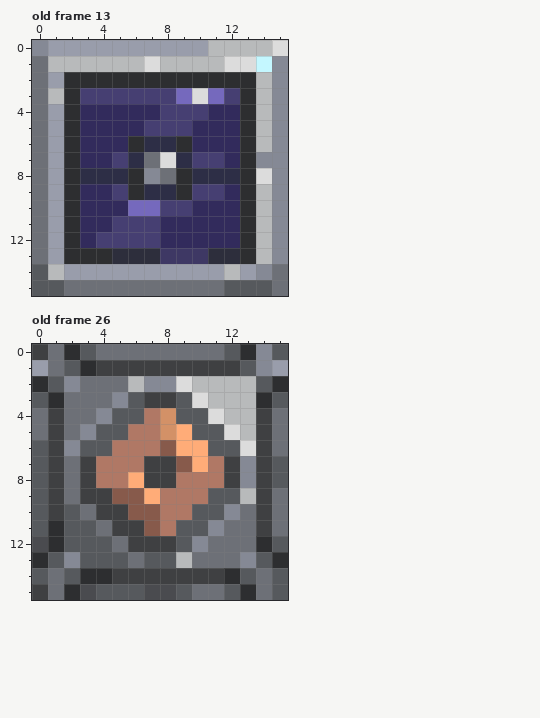
Edited in one commit: pixel-art file (1x1.aseprite). This is how it looked before the edit.
16x16 pixels, 117 frames. Colours within 5 levels of each other are drawn and written as one. Shown: old frame 13, old frame 26. The commit also changed other frames, which this record leaves out.
The result:
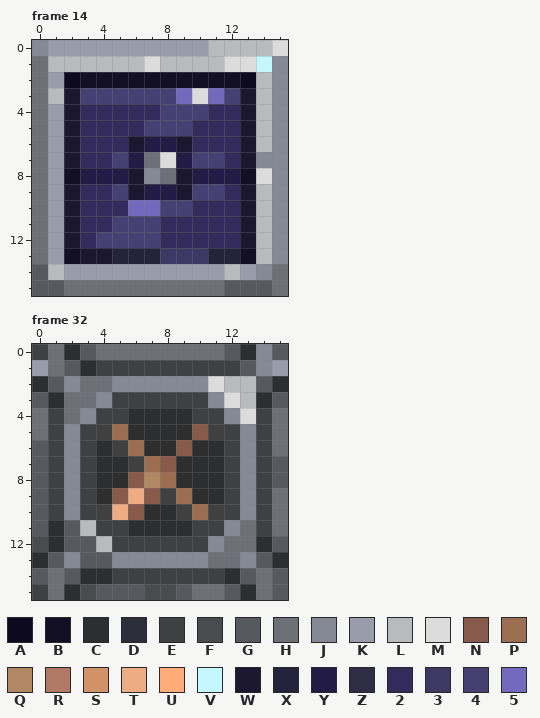
Palette (. is transparent): A #0d091e  B #120f25  C #2d2e30  D #2d2e3c  E #3f4042  F #4a4b4f  G #56595d  H #6d7077  J #858995  K #999dab  L #b8babb  M #dcdcdc  N #875a4b  P #9c6f52  Q #b18863  R #b07865  S #d39167  T #edac83  U #ffac78  V #c4f7ff  W #1b1731  X #25223c  Y #211b46  Z #2d2e46  2 #322b5c  3 #3e3864  4 #463f72  5 #7569bd
A new or re-ordered frame is compared with the old frame closest to it.
Change:
frames 117 -> 131
layer "Layer 4" now hidden
Changed rows in their new state; - is an unchanged pixel.
Frame 14 is new; against old frame 13:
first column x 2:
 2 ABBBBBBBBBBA
 3 W----------W
 4 W----------W
 5 W----------W
 6 W---WYYW---W
 7 W---Y--Y---W
 8 BYYYW--WYYYB
 9 W---WYYW---W
10 W----------W
11 W----------W
12 W----------W
13 BWWXXX---XXB
Frame 32 is new; against old frame 26, layer "Layer 2":
first column x 2:
 2 ---JJ--JJM--
 3 --JEE--EEJM-
 4 -JEECCCCEEJM
 5 JEEPCCCCNEEJ
 6 -ECEPCCNCCEJ
 7 J-CCEPNCCC--
 8 J-CCNQPCCC--
 9 J-C-TNEPCCEJ
10 JE-T-CCEPEEJ
11 -LE-CCCCEEJ-
12 --LE---EEJ--
13 ---JJJJJJ---
Changed places in both pictures, as pixel boxes (x1, y1, x2, y2):
changed: (64, 72, 256, 264)
changed: (64, 376, 256, 568)
